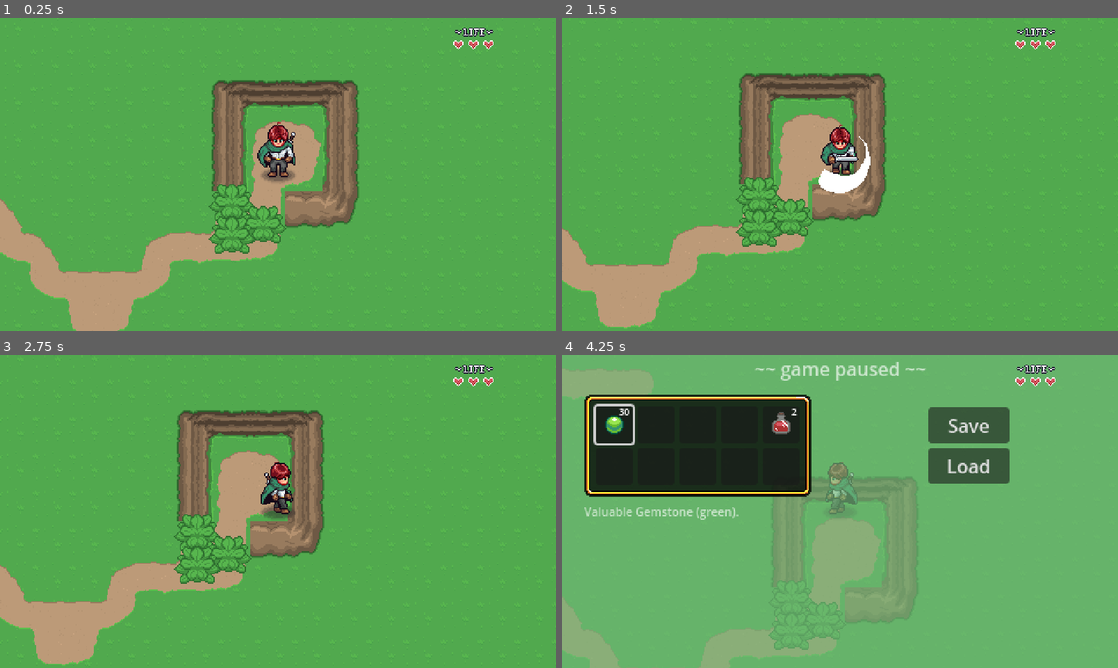
Above: before the commit, frames 1-4 (two rows, left to right).
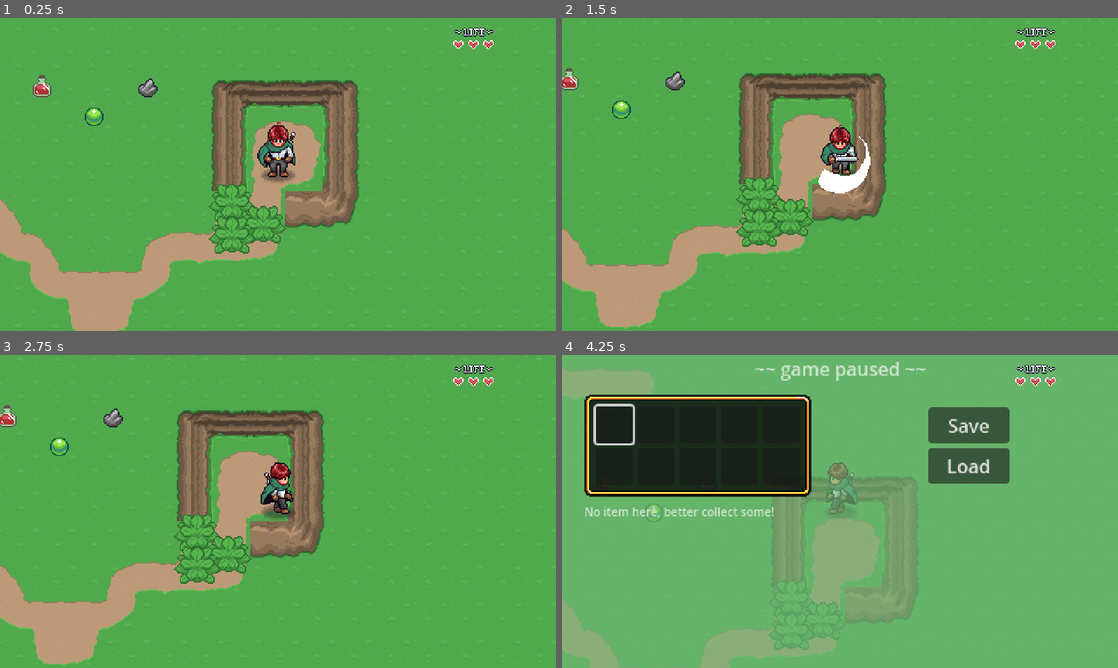
Above: after the commit, the same moments.

Repository: LeskoIam/aarpg_tutorial
Game: Godot game, scene res://levels/area_001/level_001.tscn
Two runs of this game, one before a commit and one after it. Both use one fixed random seed, a clock stepped at 60 frames per second and the inputs below. Sound files missing from this copy of the repository are replaced by a short silence.
Inputs:
- Up to frame 1 (0.25 s): no input
- Up to frame 2 (1.5 s): hold Right (move_right) 0.53-1.28 s; hold Space (attack) 0.53-1.28 s; hold Down (move_down) from 1.28 s (still down); tap Space (attack) at 1.35 s
- Up to frame 3 (2.75 s): release Down (move_down) at 2.03 s; hold Right (move_right) from 2.03 s (still down); hold Space (attack) from 2.03 s (still down)
- Up to frame 4 (4.25 s): release Right (move_right) at 2.78 s; release Space (attack) at 2.78 s; hold Up (move_up) 2.78-3.53 s; tap Space (attack) at 2.85 s; hold Left (move_left) from 3.53 s (still down); hold Space (attack) from 3.53 s (still down); tap Escape (pause) at 4.15 s

The runs differ from the first frame. In frame 1, 0.5% of the frame differs, in the area x 5-29%, y 18-35%; in frame 2, 0.5%; in frame 3, 0.5%; in frame 4, 0.9%, in the area x 4-43%, y 17-54%.

Commit message:
Middle of E17

Diff:
--- a/00_globals/global_player_manager.gd
+++ b/00_globals/global_player_manager.gd
@@ -1,6 +1,7 @@
 extends Node
 
-const PLAYER = preload("res://player/player.tscn")
+const PLAYER = preload("res://player/player.tscn")  # SCENE
+const INVENTORY_DATA: InventoryData = preload("res://GUI/pause_menu/inventory/player_inventory.tres")  # RESOURCE
 
 var player: Player
 var player_spawned: bool = false
--- a/GUI/pause_menu/inventory/player_inventory.tres
+++ b/GUI/pause_menu/inventory/player_inventory.tres
@@ -1,20 +1,8 @@
-[gd_resource type="Resource" script_class="InventoryData" load_steps=7 format=3 uid="uid://dsc14qkxqenfc"]
+[gd_resource type="Resource" script_class="InventoryData" load_steps=3 format=3 uid="uid://dsc14qkxqenfc"]
 
 [ext_resource type="Script" path="res://GUI/pause_menu/inventory/scripts/inventory_data.gd" id="1_4i3bp"]
 [ext_resource type="Script" path="res://GUI/pause_menu/inventory/scripts/slot_data.gd" id="2_ripdk"]
-[ext_resource type="Resource" uid="uid://ckpkv5gcbwp3w" path="res://items/gem.tres" id="3_fgr2a"]
-[ext_resource type="Resource" uid="uid://dyuabw2w2l5ny" path="res://items/potion.tres" id="4_wuxxs"]
-
-[sub_resource type="Resource" id="Resource_vwa1n"]
-script = ExtResource("2_ripdk")
-item_data = ExtResource("3_fgr2a")
-quantity = 30
-
-[sub_resource type="Resource" id="Resource_21loi"]
-script = ExtResource("2_ripdk")
-item_data = ExtResource("4_wuxxs")
-quantity = 2
 
 [resource]
 script = ExtResource("1_4i3bp")
-slots = Array[ExtResource("2_ripdk")]([SubResource("Resource_vwa1n"), null, null, null, SubResource("Resource_21loi"), null, null, null, null, null])
+slots = Array[ExtResource("2_ripdk")]([null, null, null, null, null, null, null, null, null, null])
--- a/GUI/pause_menu/inventory/scripts/inventory_data.gd
+++ b/GUI/pause_menu/inventory/scripts/inventory_data.gd
@@ -1,3 +1,40 @@
 class_name InventoryData extends Resource
 
 @export var slots: Array[SlotData]
+
+
+
+func add_item(item: ItemData, amount: int = 1) -> bool:
+	# @return: can player pick up item (inventory full?)
+	# ideas:
+	#   - is item stackable
+	#   - max item stack
+	for slot in slots:
+		if slot:
+			if slot.item_data == item:
+				slot.quantity += amount
+				return true
+
+	# my for loop implementation
+	# does not work!!!
+	#for slot in slots:
+		#print(slot)
+		#if slot == null:
+			#print(slot, " == null")
+			#var new_slot_data := SlotData.new()
+			#new_slot_data.item_data = item
+			#new_slot_data.quantity = amount
+			#slot = new_slot_data
+			#return true
+
+	for i in slots.size():
+		if slots[ i ] == null:
+			var new = SlotData.new()
+			new.item_data = item
+			new.quantity = amount
+			slots[ i ] = new
+			return true
+
+	# Inventory was full, no item added
+	print("Inventory was full, no item added")
+	return false
--- /dev/null
+++ b/items/item_pickups/item_pickup.gd
@@ -0,0 +1,44 @@
+@tool
+class_name ItemPickup extends Node2D
+
+
+@export var item_data: ItemData: set = _set_item_data
+
+@onready var area: Area2D = $Area2D
+@onready var sprite: Sprite2D = $Sprite2D
+@onready var audio_stream_player: AudioStreamPlayer2D = $AudioStreamPlayer2D
+
+
+func _ready() -> void:
+	_update_texture()
+	# Before Engine.is_editor_hint(), happens in editor (@tool)
+	if Engine.is_editor_hint():
+		return
+	# After Engine.is_editor_hint(), happens only when game running
+	area.body_entered.connect(_on_body_entered)
+
+
+func  _on_body_entered(body) -> void:
+	if body is Player:
+		if item_data:
+			if PlayerManager.INVENTORY_DATA.add_item(item_data):
+				# So, item will be picked up only if inventory has space
+				item_picked_up()
+
+
+func item_picked_up() -> void:
+	area.body_entered.disconnect(_on_body_entered)
+	audio_stream_player.play()
+	visible = false
+	await audio_stream_player.finished
+	queue_free()
+
+
+func _set_item_data(value: ItemData) -> void:
+	item_data = value
+	_update_texture()
+
+
+func _update_texture() -> void:
+	if item_data and sprite:
+		sprite.texture = item_data.texture
--- /dev/null
+++ b/items/item_pickups/item_pickup.tscn
@@ -0,0 +1,19 @@
+[gd_scene load_steps=4 format=3 uid="uid://2q3i7vy5vsbc"]
+
+[ext_resource type="Script" path="res://items/item_pickups/item_pickup.gd" id="1_00auv"]
+[ext_resource type="AudioStream" uid="uid://chrwmsuww7pcy" path="res://items/item_pickups/item_pickup.wav" id="2_inu0h"]
+
+[sub_resource type="CircleShape2D" id="CircleShape2D_0pj0i"]
+
+[node name="ItemPickup" type="Node2D"]
+script = ExtResource("1_00auv")
+
+[node name="Area2D" type="Area2D" parent="."]
+
+[node name="CollisionShape2D" type="CollisionShape2D" parent="Area2D"]
+shape = SubResource("CircleShape2D_0pj0i")
+
+[node name="Sprite2D" type="Sprite2D" parent="."]
+
+[node name="AudioStreamPlayer2D" type="AudioStreamPlayer2D" parent="."]
+stream = ExtResource("2_inu0h")
--- a/levels/area_001/level_001.tscn
+++ b/levels/area_001/level_001.tscn
@@ -1,10 +1,14 @@
-[gd_scene load_steps=6 format=4 uid="uid://cptuw3rsx4gpr"]
+[gd_scene load_steps=10 format=4 uid="uid://cptuw3rsx4gpr"]
 
 [ext_resource type="Script" path="res://levels/scripts/level.gd" id="1_78d28"]
 [ext_resource type="PackedScene" uid="uid://cnd2vtnaahnff" path="res://tile_maps/grass_01.tscn" id="2_trwrc"]
 [ext_resource type="PackedScene" uid="uid://4kb34cjq3sx3" path="res://levels/player_spawn.tscn" id="3_mvib4"]
 [ext_resource type="PackedScene" uid="uid://cedbv00ewafak" path="res://props/plants/default_plant.tscn" id="4_4s7ib"]
 [ext_resource type="PackedScene" uid="uid://c5wnsi30u0a4y" path="res://levels/level_transition.tscn" id="5_8s8xu"]
+[ext_resource type="PackedScene" uid="uid://2q3i7vy5vsbc" path="res://items/item_pickups/item_pickup.tscn" id="6_lciyb"]
+[ext_resource type="Resource" uid="uid://ckpkv5gcbwp3w" path="res://items/gem.tres" id="7_2tjyj"]
+[ext_resource type="Resource" uid="uid://dyuabw2w2l5ny" path="res://items/potion.tres" id="8_4ya6m"]
+[ext_resource type="Resource" uid="uid://bvs5nimee3yul" path="res://items/stone.tres" id="9_tt63e"]
 
 [node name="Level_001" type="Node2D"]
 script = ExtResource("1_78d28")
@@ -47,3 +51,15 @@
 level = "res://levels/area_001/level_003.tscn"
 size = 3
 side = 1
+
+[node name="ItemPickup" parent="." instance=ExtResource("6_lciyb")]
+position = Vector2(219, 224)
+item_data = ExtResource("7_2tjyj")
+
+[node name="ItemPickup2" parent="." instance=ExtResource("6_lciyb")]
+position = Vector2(174, 199)
+item_data = ExtResource("8_4ya6m")
+
+[node name="ItemPickup3" parent="." instance=ExtResource("6_lciyb")]
+position = Vector2(265, 199)
+item_data = ExtResource("9_tt63e")
Not shown, added: items/item_pickups/hp-up.wav.import
Not shown, added: items/item_pickups/item_pickup.wav.import
Not shown, added: items/item_pickups/hp-up.wav
Not shown, added: items/item_pickups/item_pickup.wav
